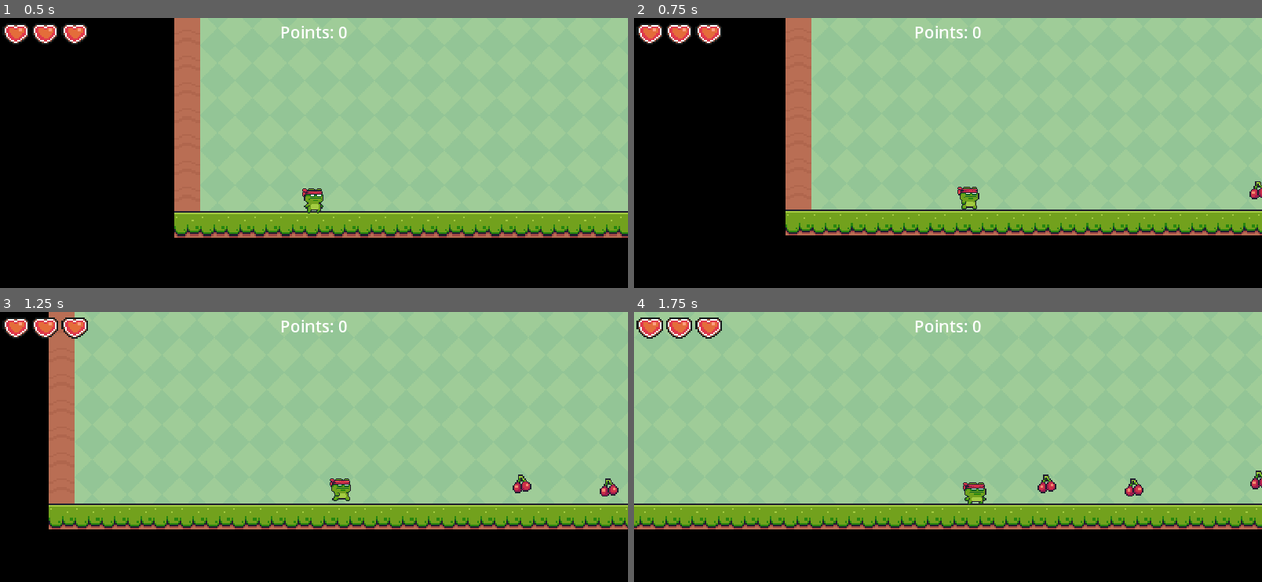
Above: before the commit, frames 1-4 (two rows, left to right).
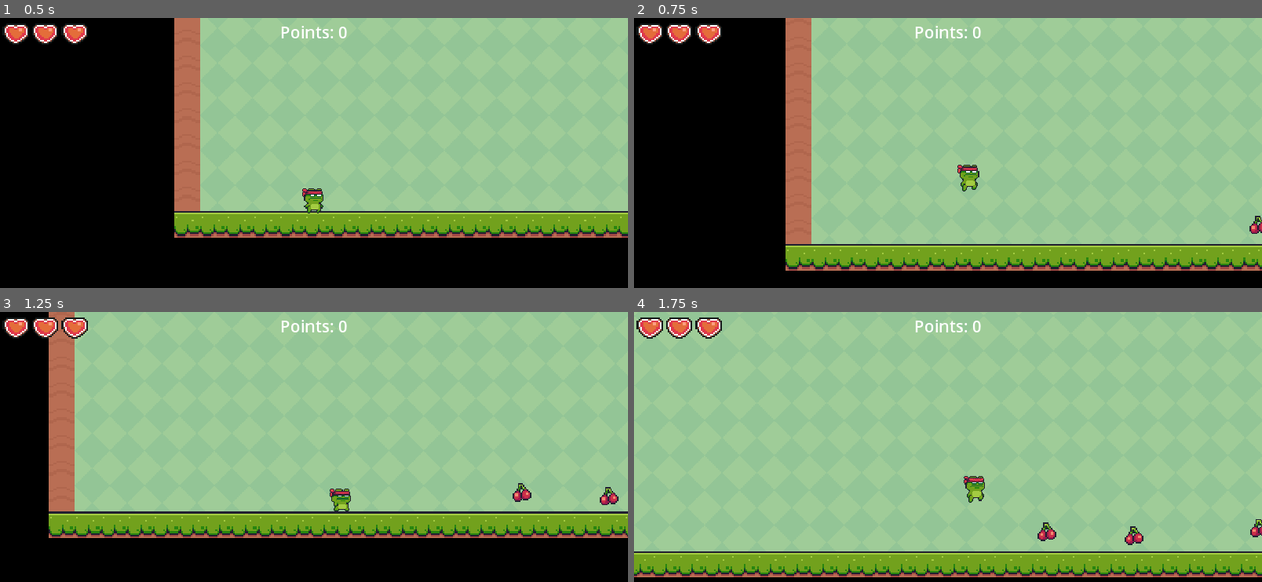
Above: after the commit, the same moments.

Repository: Zain12468/Godot-Side-Scroller-Game
Game: Godot game, scene res://Scenes/Levels/Level 1.tscn
Two runs of this game, one before a commit and one after it. Both use one fixed random seed, a clock stepped at 60 frames per second and the inputs below.
Inputs:
- Up to frame 1 (0.5 s): no input
- Up to frame 2 (0.75 s): tap Enter (ui_accept) at 0.5, 0.6 s; hold Right (ui_right) from 0.53 s (still down)
- Up to frame 3 (1.25 s): keep holding Right (ui_right); tap Enter (ui_accept) at 0.77, 1.07 s
- Up to frame 4 (1.75 s): keep holding Right (ui_right); tap Enter (ui_accept) at 1.35, 1.52 s

Frame 1 is identical in both runs. In frame 2, 18% of the frame differs, in the area x 24-100%, y 54-94%; in frame 3, 10%; in frame 4, 28%, in the area x 0-100%, y 58-99%.

Commit message:
Fixed controls/screen tearing

Diff:
--- a/Main Project/Scenes/Characters/Player/main_character.gd
+++ b/Main Project/Scenes/Characters/Player/main_character.gd
@@ -29,7 +29,7 @@
 		sprite_2d.animation = 'Jumping'
 
 	# Handle jump.
-	if Input.is_action_just_pressed("ui_up") and is_on_floor():
+	if (Input.is_action_just_pressed("ui_up") or Input.is_action_just_pressed("ui_accept")) and is_on_floor():
 		velocity.y = JUMP_VELOCITY
 
 	# Get the input direction and handle the movement/deceleration.
--- a/Main Project/Scenes/Levels/Level 1.tscn
+++ b/Main Project/Scenes/Levels/Level 1.tscn
@@ -501,6 +501,7 @@
 
 [node name="Camera2D" type="Camera2D" parent="Scene Objects/Player"]
 position = Vector2(1, -2)
+process_callback = 0
 position_smoothing_enabled = true
 position_smoothing_speed = 7.0
 
--- a/Main Project/Scenes/Levels/Level 2.tscn
+++ b/Main Project/Scenes/Levels/Level 2.tscn
@@ -501,6 +501,7 @@
 
 [node name="Camera2D" type="Camera2D" parent="Scene Objects/Player"]
 position = Vector2(1, -2)
+process_callback = 0
 position_smoothing_enabled = true
 position_smoothing_speed = 7.0
 
--- a/Main Project/Scenes/Levels/Level 3.tscn
+++ b/Main Project/Scenes/Levels/Level 3.tscn
@@ -501,6 +501,7 @@
 
 [node name="Camera2D" type="Camera2D" parent="Scene Objects/Player"]
 position = Vector2(1, -2)
+process_callback = 0
 position_smoothing_enabled = true
 position_smoothing_speed = 7.0
 
--- a/Main Project/Scenes/Levels/Level 4 Boss Dungeon.tscn
+++ b/Main Project/Scenes/Levels/Level 4 Boss Dungeon.tscn
@@ -500,6 +500,7 @@
 
 [node name="Camera2D" type="Camera2D" parent="Scene Objects/Player"]
 position = Vector2(1, -2)
+process_callback = 0
 position_smoothing_enabled = true
 position_smoothing_speed = 7.0
 
--- a/Main Project/project.godot
+++ b/Main Project/project.godot
@@ -19,6 +19,12 @@
 window/stretch/mode="canvas_items"
 window/stretch/aspect="expand"
 
+[importer_defaults]
+
+animation_library={
+"animation/fps": 30.0
+}
+
 [physics]
 
 2d/default_gravity=2500.0
